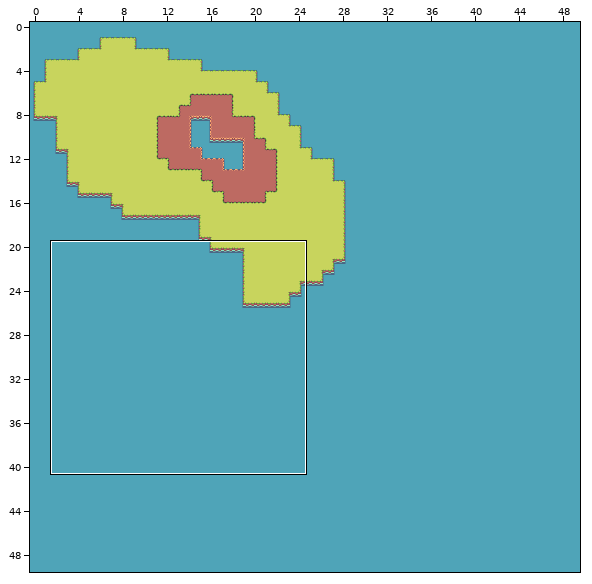
Two states of a Tiled map (JSON), assets/images/tiled/map.json. The picture above shows the old version from afar; the outline marks the close-up.
Close-up. Before:
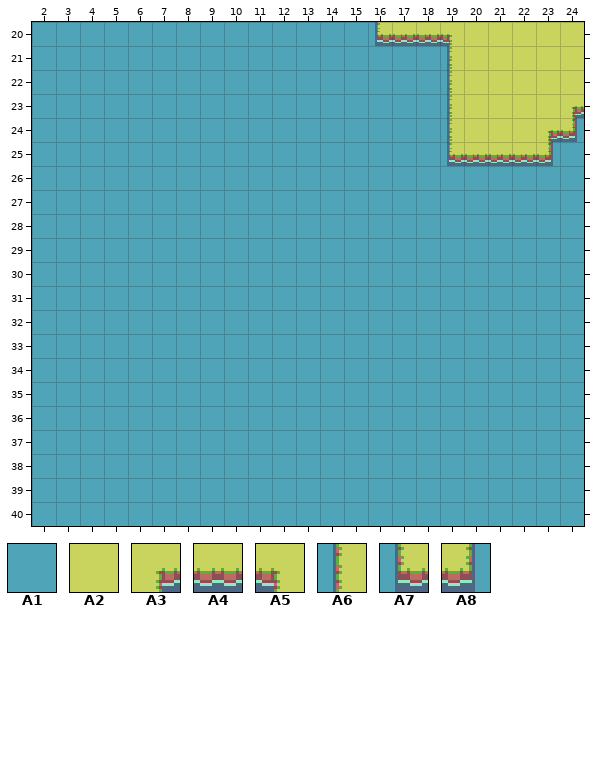
Cells are 16x16 px. Shown: x 2..24, y 20..40.
Key: from "tileset": A1 11, A2 12, A3 25, A4 26, A5 27, A6 42, A7 58, A8 59.
__ is an empty cell.
Layer "Tile Layer 1" before, first column x 2:
20 A1 A1 A1 A1 A1 A1 A1 A1 A1 A1 A1 A1 A1 A1 A7 A4 A4 A5 A2 A2 A2 A2 A2
21 A1 A1 A1 A1 A1 A1 A1 A1 A1 A1 A1 A1 A1 A1 A1 A1 A1 A6 A2 A2 A2 A2 A2
22 A1 A1 A1 A1 A1 A1 A1 A1 A1 A1 A1 A1 A1 A1 A1 A1 A1 A6 A2 A2 A2 A2 A2
23 A1 A1 A1 A1 A1 A1 A1 A1 A1 A1 A1 A1 A1 A1 A1 A1 A1 A6 A2 A2 A2 A2 A3
24 A1 A1 A1 A1 A1 A1 A1 A1 A1 A1 A1 A1 A1 A1 A1 A1 A1 A6 A2 A2 A2 A3 A8
25 A1 A1 A1 A1 A1 A1 A1 A1 A1 A1 A1 A1 A1 A1 A1 A1 A1 A7 A4 A4 A4 A8 A1
26 A1 A1 A1 A1 A1 A1 A1 A1 A1 A1 A1 A1 A1 A1 A1 A1 A1 A1 A1 A1 A1 A1 A1
27 A1 A1 A1 A1 A1 A1 A1 A1 A1 A1 A1 A1 A1 A1 A1 A1 A1 A1 A1 A1 A1 A1 A1
28 A1 A1 A1 A1 A1 A1 A1 A1 A1 A1 A1 A1 A1 A1 A1 A1 A1 A1 A1 A1 A1 A1 A1
29 A1 A1 A1 A1 A1 A1 A1 A1 A1 A1 A1 A1 A1 A1 A1 A1 A1 A1 A1 A1 A1 A1 A1
30 A1 A1 A1 A1 A1 A1 A1 A1 A1 A1 A1 A1 A1 A1 A1 A1 A1 A1 A1 A1 A1 A1 A1
31 A1 A1 A1 A1 A1 A1 A1 A1 A1 A1 A1 A1 A1 A1 A1 A1 A1 A1 A1 A1 A1 A1 A1
32 A1 A1 A1 A1 A1 A1 A1 A1 A1 A1 A1 A1 A1 A1 A1 A1 A1 A1 A1 A1 A1 A1 A1
33 A1 A1 A1 A1 A1 A1 A1 A1 A1 A1 A1 A1 A1 A1 A1 A1 A1 A1 A1 A1 A1 A1 A1
34 A1 A1 A1 A1 A1 A1 A1 A1 A1 A1 A1 A1 A1 A1 A1 A1 A1 A1 A1 A1 A1 A1 A1
35 A1 A1 A1 A1 A1 A1 A1 A1 A1 A1 A1 A1 A1 A1 A1 A1 A1 A1 A1 A1 A1 A1 A1
36 A1 A1 A1 A1 A1 A1 A1 A1 A1 A1 A1 A1 A1 A1 A1 A1 A1 A1 A1 A1 A1 A1 A1
37 A1 A1 A1 A1 A1 A1 A1 A1 A1 A1 A1 A1 A1 A1 A1 A1 A1 A1 A1 A1 A1 A1 A1
38 A1 A1 A1 A1 A1 A1 A1 A1 A1 A1 A1 A1 A1 A1 A1 A1 A1 A1 A1 A1 A1 A1 A1
39 A1 A1 A1 A1 A1 A1 A1 A1 A1 A1 A1 A1 A1 A1 A1 A1 A1 A1 A1 A1 A1 A1 A1
40 A1 A1 A1 A1 A1 A1 A1 A1 A1 A1 A1 A1 A1 A1 A1 A1 A1 A1 A1 A1 A1 A1 A1
The same view after the edit:
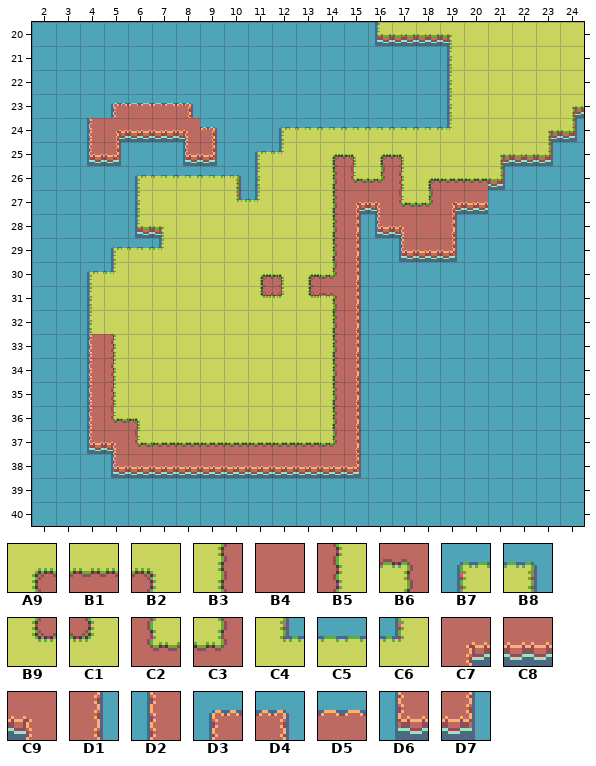
Further tiles: from "tileset": A9 15, B1 16, B2 17, B3 30, B4 31, B5 32, B6 34, B7 43, B8 44, B9 45, C1 47, C2 48, C3 49, C4 55, C5 56, C6 57, C7 80, C8 81, C9 82, D1 95, D2 97, D3 98, D4 99, D5 111, D6 113, D7 114.
Diff:
Layer "Tile Layer 1":
y 23: x 5..8 A1 A1 A1 A1 -> D3 D5 D5 D4
y 24: x 4..9 A1 A1 A1 A1 A1 A1 -> D2 C7 C8 C8 C9 D4; x 12..19 A1 A1 A1 A1 A1 A1 A1 A6 -> B7 C5 C5 C5 C5 C5 C5 C6
y 25: x 4..5 A1 A1 -> D6 D7; x 8..9 A1 A1 -> D6 D7; x 11..21 A1 A1 A1 A1 A1 A1 A1 A1 A7 A4 A4 -> B7 C6 A2 A9 B2 A9 B2 A2 A2 A2 A3
y 26: x 6..21 A1 A1 A1 A1 A1 A1 A1 A1 A1 A1 A1 A1 A1 A1 A1 A1 -> B7 C5 C5 C5 B8 A6 A2 A2 B3 C2 C3 B5 A9 B1 B1 A8
y 27: x 6..20 A1 A1 A1 A1 A1 A1 A1 A1 A1 A1 A1 A1 A1 A1 A1 -> A6 A2 A2 A2 C4 C6 A2 A2 B3 C7 C9 C2 C3 C7 C8
y 28: x 6..19 A1 A1 A1 A1 A1 A1 A1 A1 A1 A1 A1 A1 A1 A1 -> A7 A5 A2 A2 A2 A2 A2 A2 B3 D1 D6 C9 B4 D1
y 29: x 5..15 A1 A1 A1 A1 A1 A1 A1 A1 A1 A1 A1 -> B7 C5 C6 A2 A2 A2 A2 A2 A2 B3 D1; x 17..19 A1 A1 A1 -> D6 C8 D7
y 30: x 4..15 A1 A1 A1 A1 A1 A1 A1 A1 A1 A1 A1 A1 -> B7 C6 A2 A2 A2 A2 A2 A9 B2 A9 C3 D1
y 31: x 4..15 A1 A1 A1 A1 A1 A1 A1 A1 A1 A1 A1 A1 -> A6 A2 A2 A2 A2 A2 A2 B9 C1 B9 B6 D1
y 32: x 4..15 A1 A1 A1 A1 A1 A1 A1 A1 A1 A1 A1 A1 -> A6 A2 A2 A2 A2 A2 A2 A2 A2 A2 B3 D1
y 33..35: x 4..15 A1 A1 A1 A1 A1 A1 A1 A1 A1 A1 A1 A1 -> D2 B5 A2 A2 A2 A2 A2 A2 A2 A2 B3 D1
y 36: x 4..15 A1 A1 A1 A1 A1 A1 A1 A1 A1 A1 A1 A1 -> D2 C2 B2 A2 A2 A2 A2 A2 A2 A2 B3 D1
y 37: x 4..15 A1 A1 A1 A1 A1 A1 A1 A1 A1 A1 A1 A1 -> D6 C9 C2 B1 B1 B1 B1 B1 B1 B1 C3 D1
y 38: x 5..15 A1 A1 A1 A1 A1 A1 A1 A1 A1 A1 A1 -> D6 C8 C8 C8 C8 C8 C8 C8 C8 C8 D7
